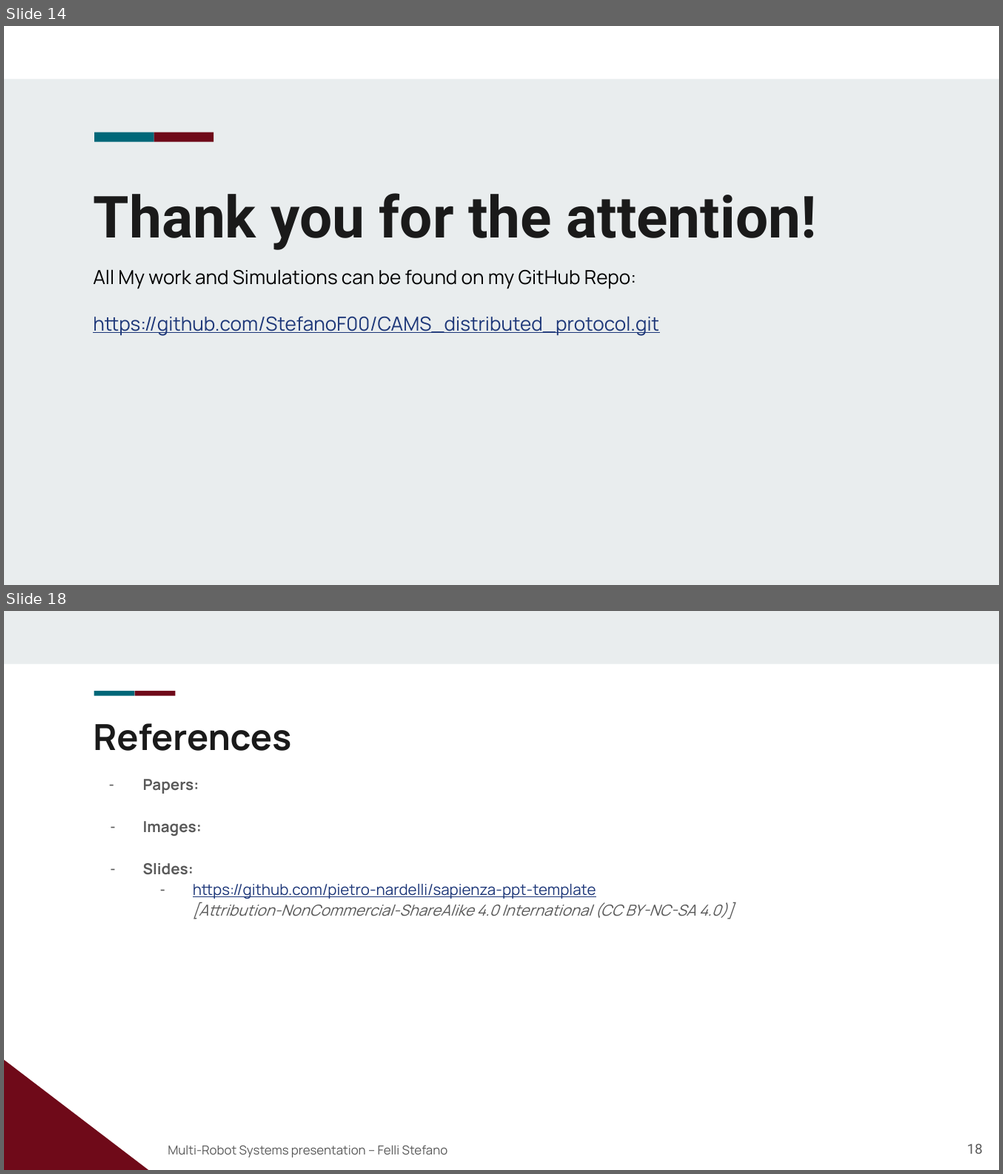
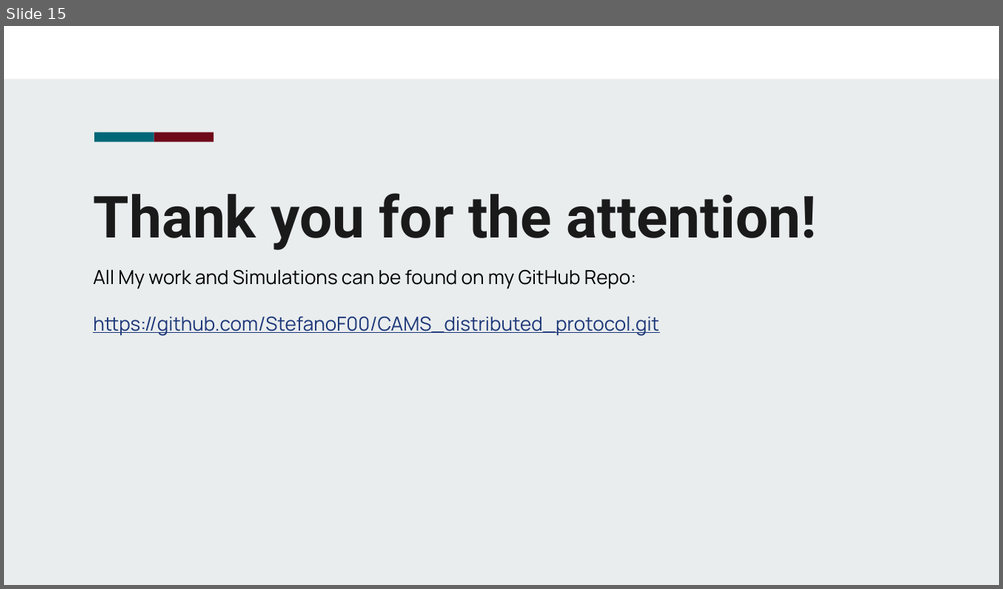
Before and after one commit to StefanoF00/CAMS_distributed_consensus_protocol, a slide deck: CAMS_Presentation.pptx. Shown one above the other, each under a label of ours: slides 14 and 18 before the commit, slide 15 after it; the slides between them are not shown. The pictures are 1003x1174 and 1003x589 pixels, drawn with LibreOffice and Linux fonts; fonts in the diff are those of the drawing; background and template pictures are left out. Boxes give left, top, right and bottom in pixels: in the first picture for what was removed or moved away, otherwise in the second. Text is boxed around its words. In the diff, an @@ line names an element or a change of style, - is before the commit and + after.

```diff
--- a/CAMS_Presentation.pptx
+++ b/CAMS_Presentation.pptx
@@ slide 18 removed at (4,611,999,1170), background #FFFFFF @@
@@ rectangle removed at (4,611,999,664) @@
@@ rectangle removed at (94,691,135,695) @@
@@ rectangle removed at (134,691,175,695) @@
@@ title removed at (93,723,291,751) @@
-References
@@ text removed at (143,779,734,920) @@
-– Papers:
-– Images:
-– Slides:
-  – https://github.com/pietro-nardelli/sapienza-ppt-template
-    [Attribution-NonCommercial-ShareAlike 4.0 International (CC BY-NC-SA 4.0)]
@@ right triangle removed at (4,1060,148,1170) @@
@@ subtitle removed at (168,1145,448,1158) @@
-Multi-Robot Systems presentation – Felli Stefano
@@ page number removed at (967,1144,982,1154) @@
-18
@@ what was slide 14 is now slide 15 @@
```
Also in this commit, not shown: 2 slides changed, 2 other slides removed, 1 other file.
